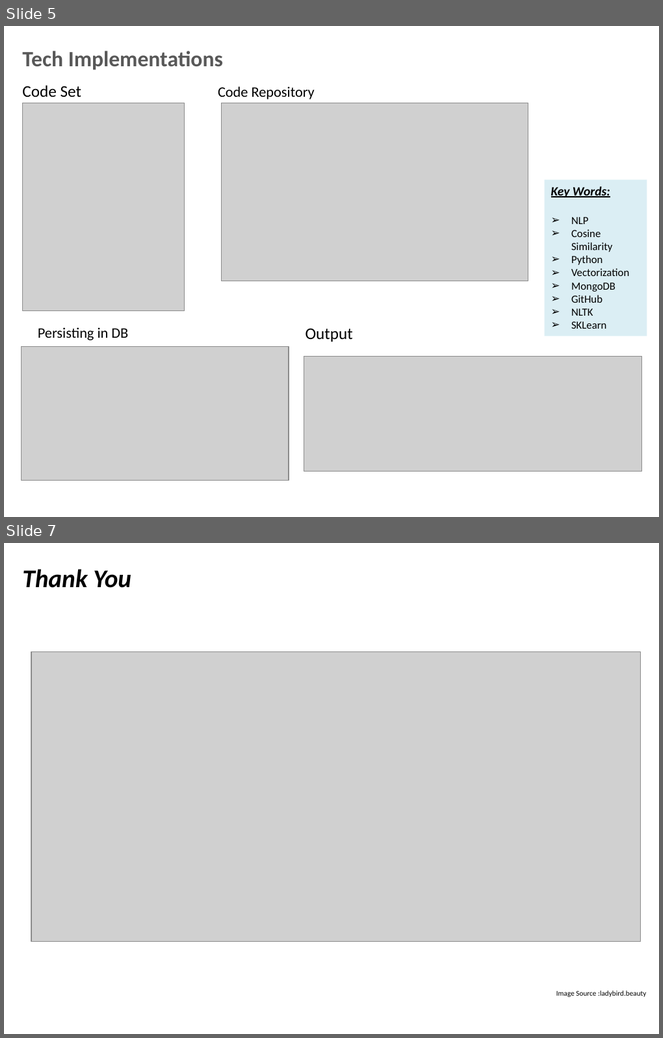
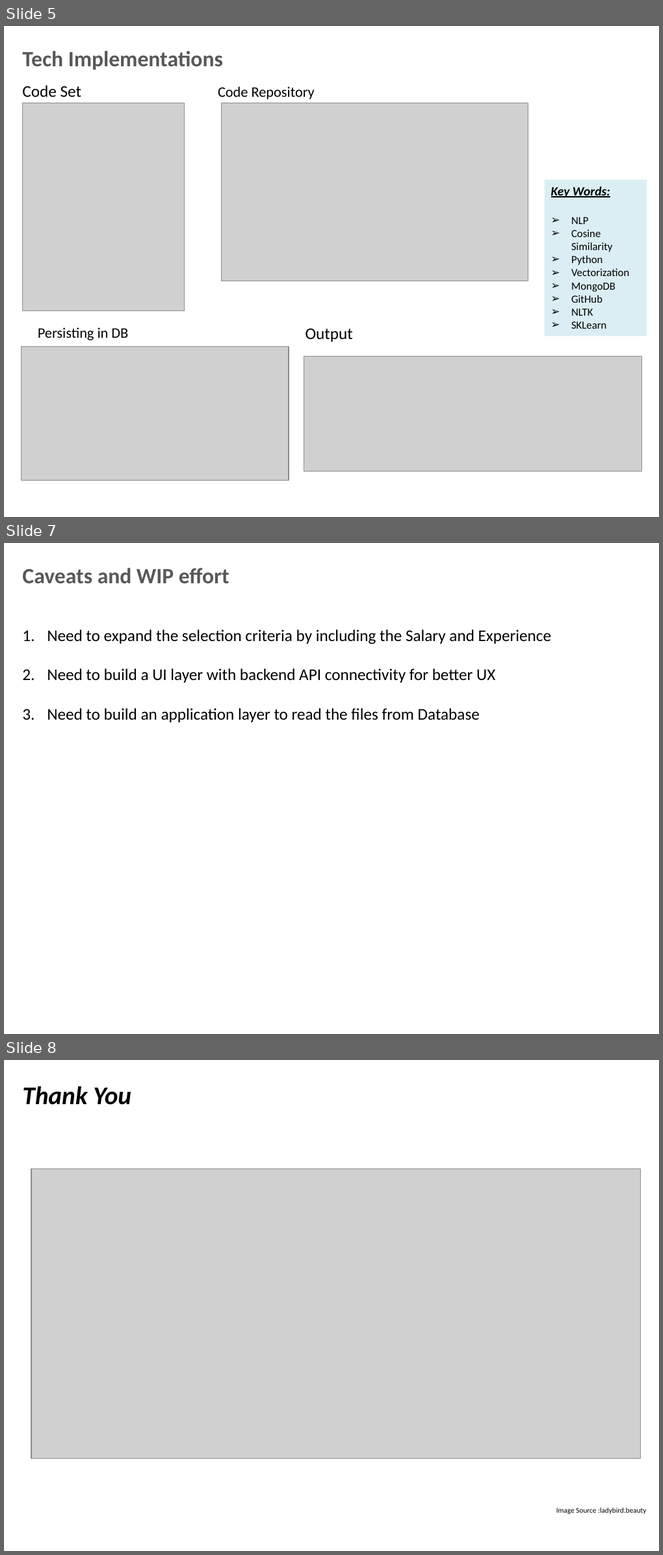
Before and after one commit to anirudhyadav/ISBG4FP1, a slide deck: Foundation_Project_G4__Final_Review_Trending_Jobs.pptx. Shown one above the other, each under a label of ours: slides 5 and 7 before the commit, slides 5, 7 and 8 after it; the slides between them are not shown. The pictures are 663x1038 and 663x1555 pixels, drawn with LibreOffice and Linux fonts; fonts in the diff are those of the drawing; grey boxes stand for pictures; background and template pictures are left out. Boxes give left, top, right and bottom in pixels: in the first picture for what was removed or moved away, otherwise in the second. Text is boxed around its words. In the diff, an @@ line names an element or a change of style, - is before the commit and + after.

```diff
--- a/Foundation_Project_G4__Final_Review_Trending_Jobs.pptx
+++ b/Foundation_Project_G4__Final_Review_Trending_Jobs.pptx
@@ slide 7 added at (4,543,659,1034), background picture (left out); not listed: 1 template element that a slide beside it also shows @@
@@ title added at (22,568,230,583), 24 pt, text #585858, bold @@
+Caveats and WIP effort
@@ text added at (47,629,551,722), 18 pt, text #000000 @@
+1. Need to expand the selection criteria by including the Salary and Experience
+2. Need to build a UI layer with backend API connectivity for better UX
+3. Need to build an application layer to read the files from Database
@@ what was slide 7 is now slide 8 @@
```
Also in this commit, not shown: 1 slide changed.
